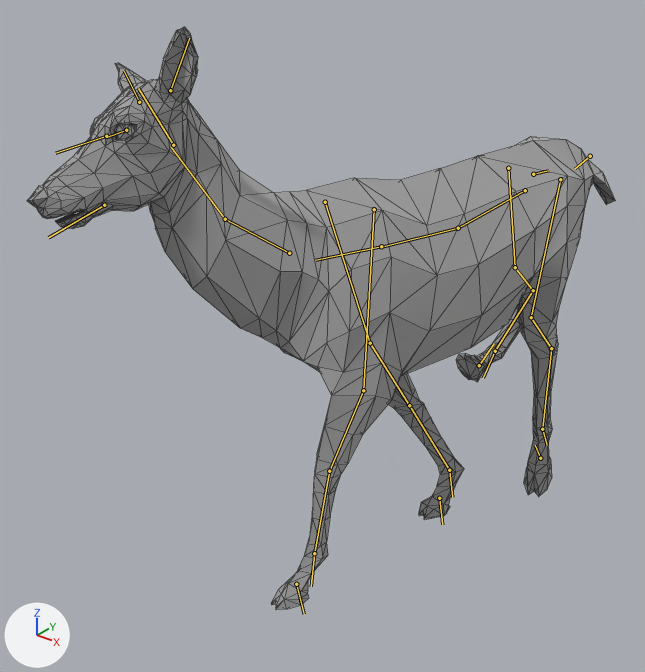
Two versions of the glTF model public/Deer.glb, one commit apart.
One viewpoint serves both versions: a 50 mm lens placed at (139.0, -297.0, 208.0), pointed at (-36.0, -78.0, 72.0). Lighting does not change. The marker at lower left points along +X, +Y and +Z. Both versions are drawn at frame 16 of the action 'Idle'; the numbers are the values there. The bones that bend it are drawn over the model as lines. Mesh edges are drawn as thin lines.

Objects in the first picture: 'Deer.002'.
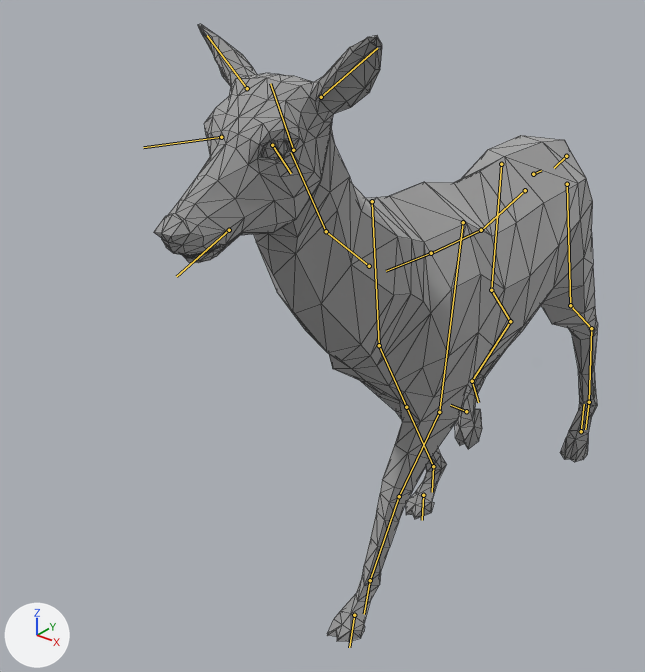
Changed parts and their boxes (x1, y1, x2, y2) in the pictures (645 x 672 px):
'Deer.002', posed (24% narrower): before (27, 27, 615, 610); after (154, 24, 598, 641)
bone 'Pelvis', root to tip: before (533, 174) to (548, 170); after (533, 174) to (541, 170)
bone 'L Thigh', root to tip: before (560, 179) to (531, 317); after (567, 184) to (570, 305)
bone 'L Calf', root to tip: before (531, 317) to (551, 348); after (570, 305) to (591, 328)
bone 'L Foot', root to tip: before (542, 429) to (547, 445); after (589, 402) to (585, 429)
bone 'L Toe0', root to tip: before (540, 458) to (535, 445); after (581, 431) to (584, 404)
bone 'R Thigh', root to tip: before (508, 168) to (515, 267); after (501, 164) to (491, 290)
bone 'R Calf', root to tip: before (515, 267) to (533, 290); after (491, 290) to (510, 321)
bone 'R Foot', root to tip: before (495, 351) to (483, 378); after (472, 381) to (478, 402)
bone 'R Toe0', root to tip: before (479, 365) to (494, 343); after (466, 411) to (450, 405)
bone 'Spine', root to tip: before (525, 190) to (458, 228); after (525, 190) to (481, 230)
bone 'Neck1', root to tip: before (225, 219) to (171, 147); after (326, 231) to (291, 152)
bone 'L Finger0', root to tip: before (296, 584) to (304, 614); after (354, 615) to (349, 647)

Edits to the bpy script that builds the scene:
```text
Change bone_pelvis:
    where bone_pelvis = bpy.data.objects['CG'].pose.bones['Pelvis']
    bone_pelvis.rotation_quaternion: (0.975, -0.197, -0.093, -0.034) -> (1.0, 0.0, 0.0, 0.0)  # degrees (-23, -11, -2) -> degrees (0, 0, 0)
Change bone_l_thigh:
    where bone_l_thigh = bpy.data.objects['CG'].pose.bones['L Thigh']  # child of 'Pelvis'
    bone_l_thigh.rotation_quaternion: (0.943, 0.241, -0.205, -0.103) -> (1.0, 0.0, 0.0, 0.0)  # degrees (32, -20, -18) -> degrees (0, 0, 0)
Change bone_l_calf:
    where bone_l_calf = bpy.data.objects['CG'].pose.bones['L Calf']  # child of 'L Thigh'
    bone_l_calf.rotation_quaternion: (0.982, -0.187, 0.0, 0.0) -> (1.0, 0.0, 0.0, 0.0)  # degrees (-22, 0, 0) -> degrees (0, 0, 0)
Change bone_l_foot:
    where bone_l_foot = bpy.data.objects['CG'].pose.bones['L Foot']  # child of 'L HorseLink'
    bone_l_foot.rotation_quaternion: (0.933, -0.019, -0.014, -0.359) -> (1.0, 0.0, 0.0, 0.0)  # degrees (-1, -2, -42) -> degrees (0, 0, 0)
Change bone_l_toe0:
    where bone_l_toe0 = bpy.data.objects['CG'].pose.bones['L Toe0']  # child of 'L Foot'
    bone_l_toe0.rotation_quaternion: (0.999, -0.002, -0.008, -0.038) -> (1.0, 0.0, 0.0, 0.0)  # degrees (0, -1, -4) -> degrees (0, 0, 0)
Change bone_r_thigh:
    where bone_r_thigh = bpy.data.objects['CG'].pose.bones['R Thigh']  # child of 'Pelvis'
    bone_r_thigh.rotation_quaternion: (0.956, -0.184, -0.156, -0.169) -> (1.0, 0.0, 0.0, 0.0)  # degrees (-19, -21, -17) -> degrees (0, 0, 0)
Change bone_r_calf:
    where bone_r_calf = bpy.data.objects['CG'].pose.bones['R Calf']  # child of 'R Thigh'
    bone_r_calf.rotation_quaternion: (0.99, 0.141, 0.0, 0.0) -> (1.0, 0.0, 0.0, 0.0)  # degrees (16, 0, 0) -> degrees (0, 0, 0)
Change bone_r_foot:
    where bone_r_foot = bpy.data.objects['CG'].pose.bones['R Foot']  # child of 'R HorseLink'
    bone_r_foot.rotation_quaternion: (0.772, -0.036, -0.047, 0.633) -> (1.0, 0.0, 0.0, 0.0)  # degrees (-7, -2, 79) -> degrees (0, 0, 0)
Change bone_r_toe0:
    where bone_r_toe0 = bpy.data.objects['CG'].pose.bones['R Toe0']  # child of 'R Foot'
    bone_r_toe0.rotation_quaternion: (0.907, -0.019, -0.053, 0.417) -> (1.0, 0.0, 0.0, 0.0)  # degrees (-5, -5, 50) -> degrees (0, 0, 0)
Change bone_spine:
    where bone_spine = bpy.data.objects['CG'].pose.bones['Spine']  # child of 'Pelvis'
    bone_spine.location: (1.2, -0.1, 0.0) -> (0.0, 0.0, 0.0)
Change bone_neck1:
    where bone_neck1 = bpy.data.objects['CG'].pose.bones['Neck1']  # child of 'Neck'
    bone_neck1.rotation_quaternion: (0.998, -0.025, 0.057, 0.009) -> (1.0, 0.0, 0.0, 0.0)  # degrees (-3, 7, 1) -> degrees (0, 0, 0)
Change bone_l_finger0:
    where bone_l_finger0 = bpy.data.objects['CG'].pose.bones['L Finger0']  # child of 'L Hand'
    bone_l_finger0.rotation_quaternion: (0.99, -0.139, 0.0, 0.004) -> (1.0, 0.0, 0.0, 0.0)  # degrees (-16, 0, 1) -> degrees (0, 0, 0)
```
